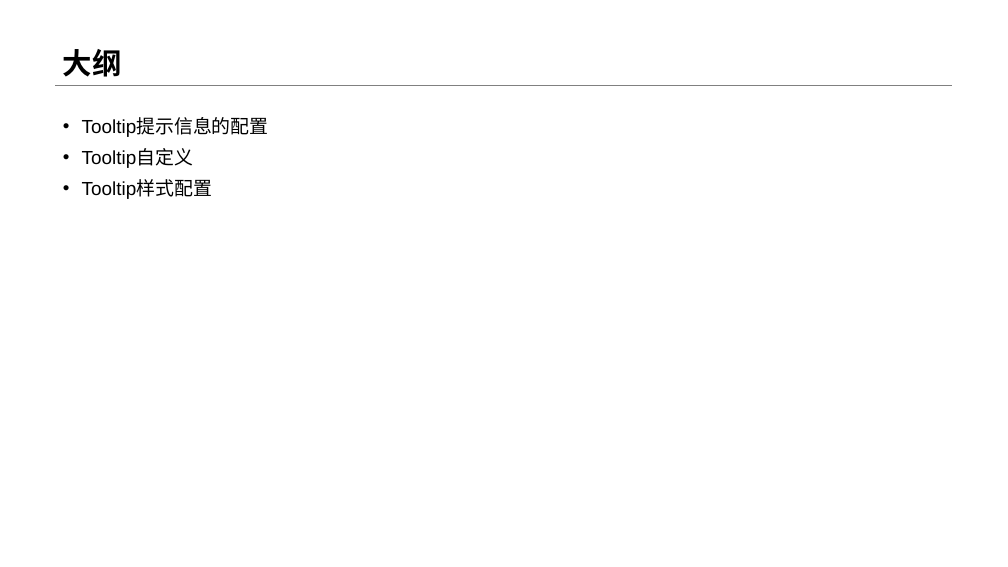
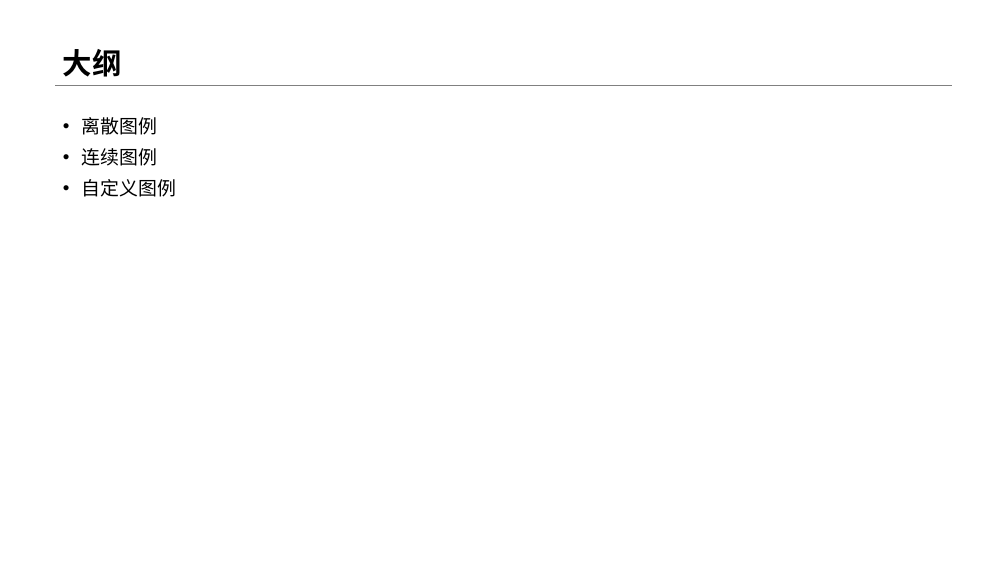
Before and after one commit to menglin1997/vchartCourse, a slide deck: slide 2 of code/Chapter 2 - Detailed Explanation of Chart Concepts/11-Legend/11-Legend图例.pptx. Drawn at 1008x567 pixels with LibreOffice and Linux fonts; fonts in the diff are those of the drawing. Boxes give left, top, right and bottom in pixels: in the first picture for what was removed or moved away, otherwise in the second. Text is boxed around its words. In the diff, an @@ line names an element or a change of style, - is before the commit and + after.

```diff
--- a/code/Chapter 2 - Detailed Explanation of Chart Concepts/11-Legend/11-Legend图例.pptx
+++ b/code/Chapter 2 - Detailed Explanation of Chart Concepts/11-Legend/11-Legend图例.pptx
@@ text at bbox=[82, 117, 176, 197]: text changed @@
-• Tooltip提示信息的配置
-• Tooltip自定义
-• Tooltip样式配置
+• 离散图例
+• 连续图例
+• 自定义图例
```
Also in this commit, not shown: 1 other slide changed, 7 slides added, 7 slides removed, 1 other file.
